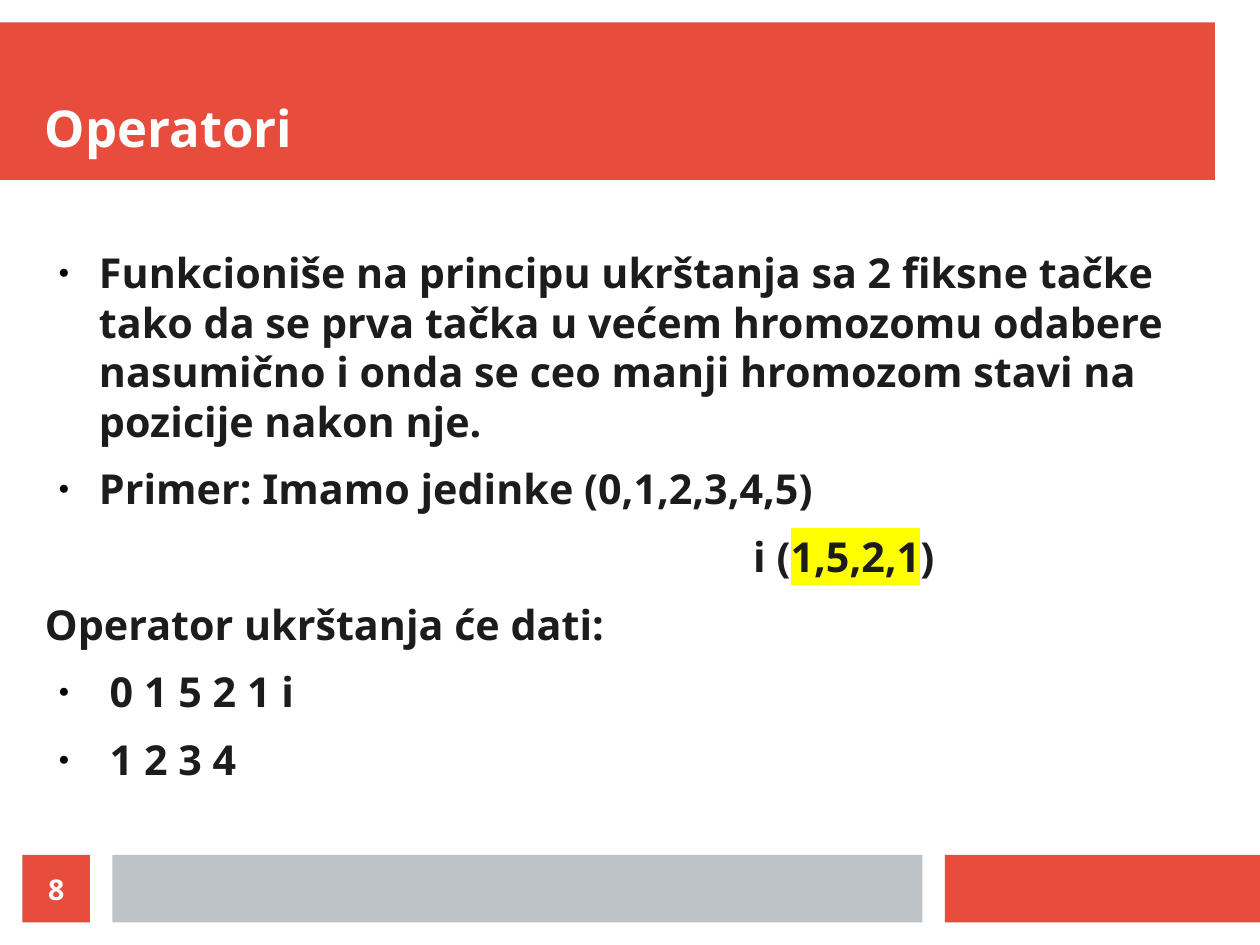
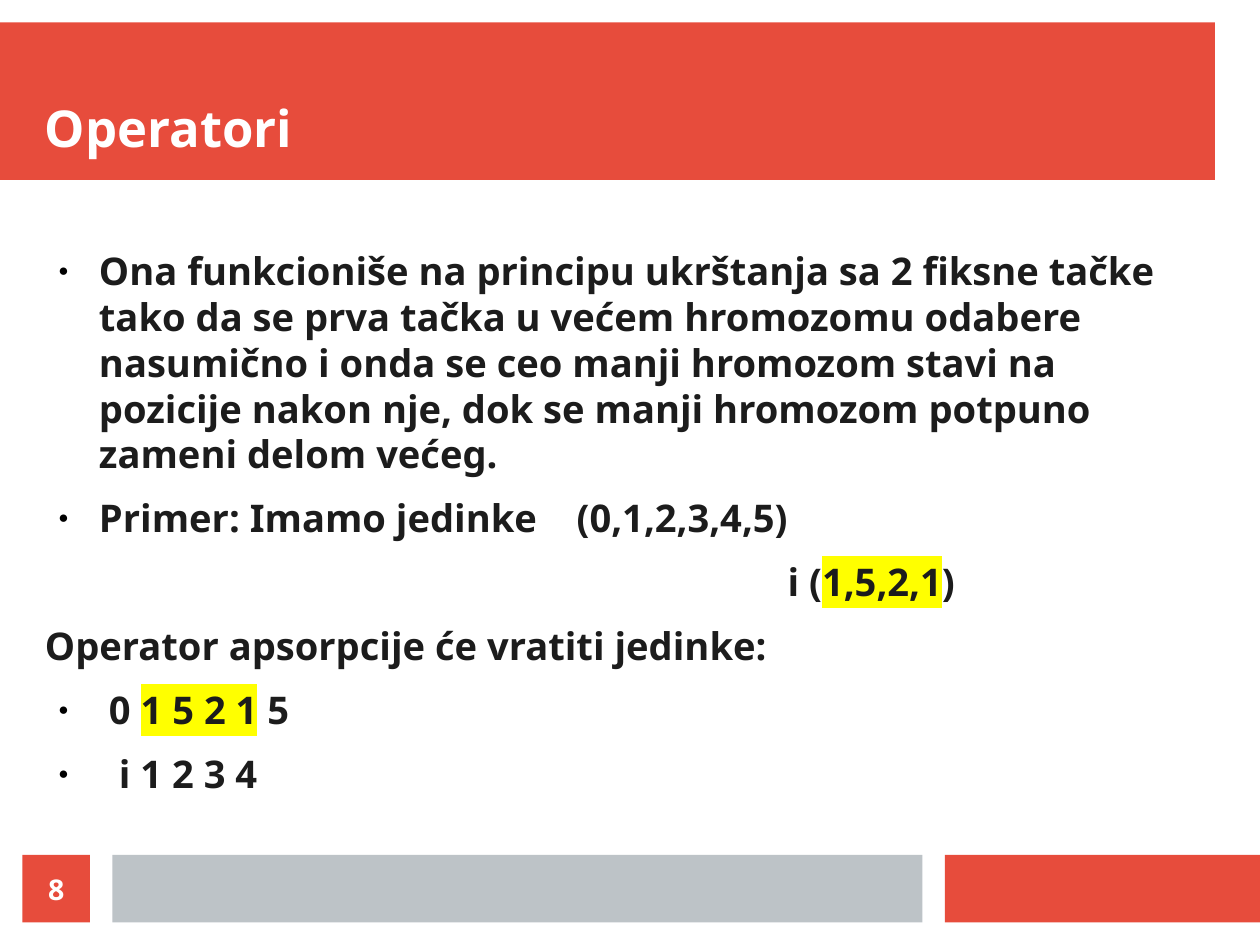
Before and after one commit to LukaVujcic/Minimum-Sorting-By-Reversals, a slide deck: slide 8 of prezentacija.odp. Drawn at 1260x945 pixels with LibreOffice and Linux fonts; fonts in the diff are those of the drawing. Boxes give left, top, right and bottom in pixels: in the first picture for what was removed or moved away, otherwise in the second. Text is boxed around its words. In the diff, an @@ line names an element or a change of style, - is before the commit and + after.

```diff
--- a/prezentacija.odp
+++ b/prezentacija.odp
@@ text at (99, 255, 1154, 477): text changed; size 26 to 24.1 pt @@
-● Funkcioniše na principu ukrštanja sa 2 fiksne tačke tako da se prva tačka u većem hromozomu odabere nasumično i onda se ceo manji hromozom stavi na pozicije nakon nje.
+● Ona funkcioniše na principu ukrštanja sa 2 fiksne tačke tako da se prva tačka u većem hromozomu odabere nasumično i onda se ceo manji hromozom stavi na pozicije nakon nje, dok se manji hromozom potpuno zameni delom većeg.
@@ text at (99, 503, 955, 607): size 26 to 24.1 pt in "Primer: Imamo jedinke (0,1,2,3,4,5)", "i (1,5,2,1)" @@
@@ text at (45, 630, 767, 789): text changed; size 26 to 24.1 pt @@
-Operator ukrštanja će dati:
-● 0 1 5 2 1 i
-● 1 2 3 4
+Operator apsorpcije će vratiti jedinke:
+● 0 1 5 2 1 5
+● i 1 2 3 4
```
Also in this commit, not shown: 7 other slides changed.
